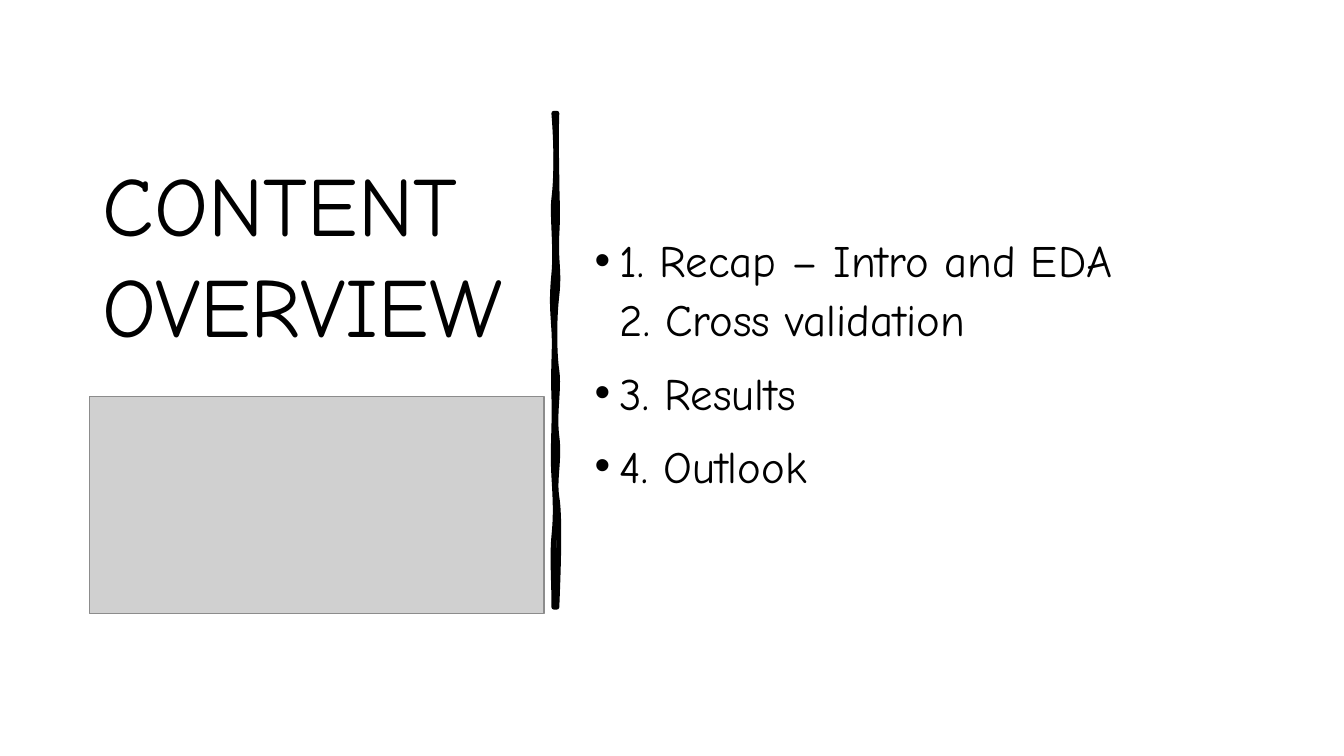
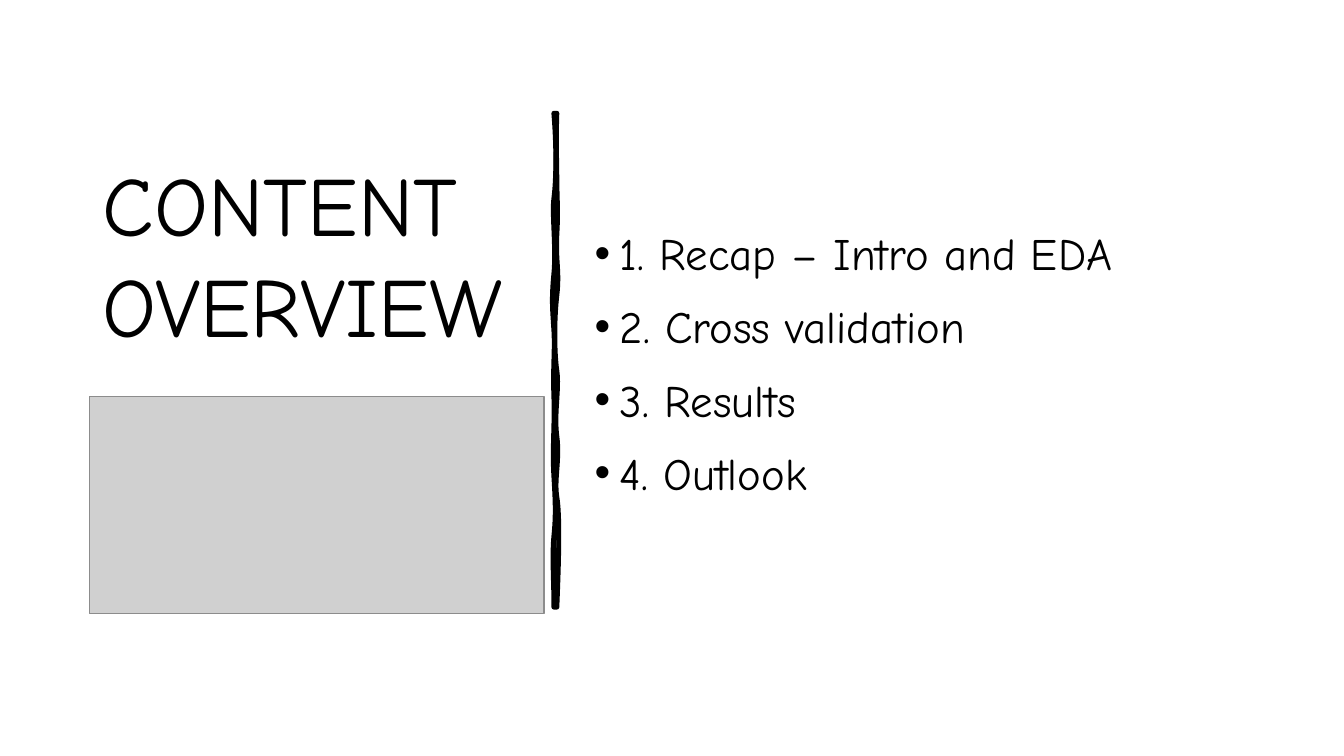
Before and after one commit to annieptba/data1030_project, a slide deck: slide 2 of reports/Final_Presentation_AnniePhan.pptx. Drawn at 1344x756 pixels with LibreOffice and Linux fonts; fonts in the diff are those of the drawing; grey boxes stand for pictures. Boxes give left, top, right and bottom in pixels: in the first picture for what was removed or moved away, otherwise in the second. Text is boxed around its words. In the diff, an @@ line names an element or a change of style, - is before the commit and + after.

```diff
--- a/reports/Final_Presentation_AnniePhan.pptx
+++ b/reports/Final_Presentation_AnniePhan.pptx
@@ text at (620,239,1112,344): text changed @@
-• 1. Recap – Intro and EDA
-  2. Cross validation
+• 1. Recap – Intro and EDA
+• 2. Cross validation
```
Also in this commit, not shown: 2 other slides changed, 7 other files.
